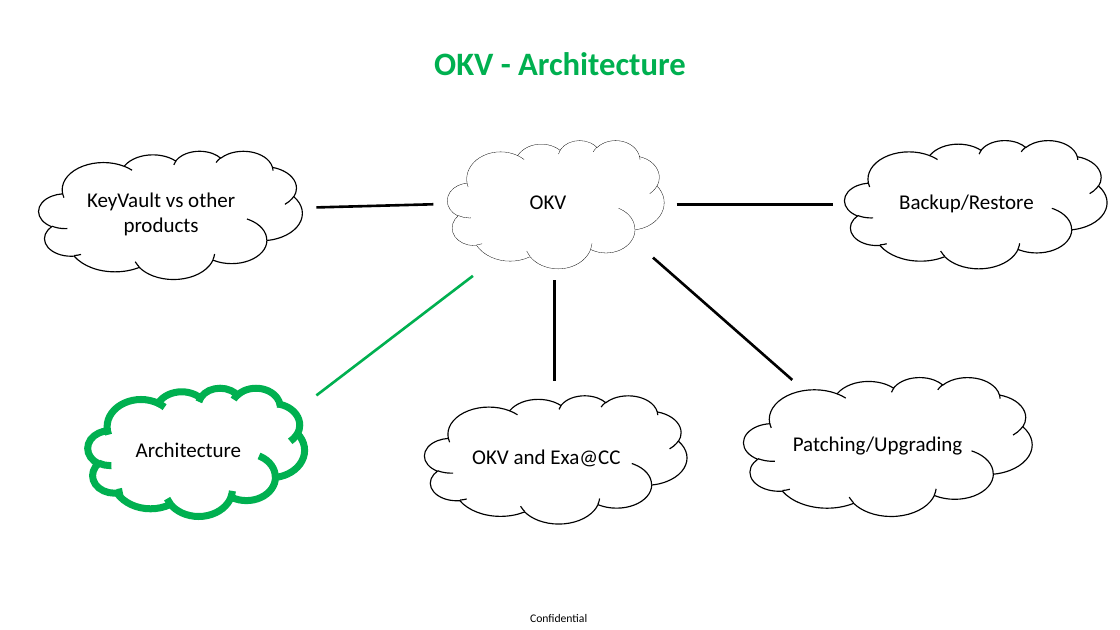
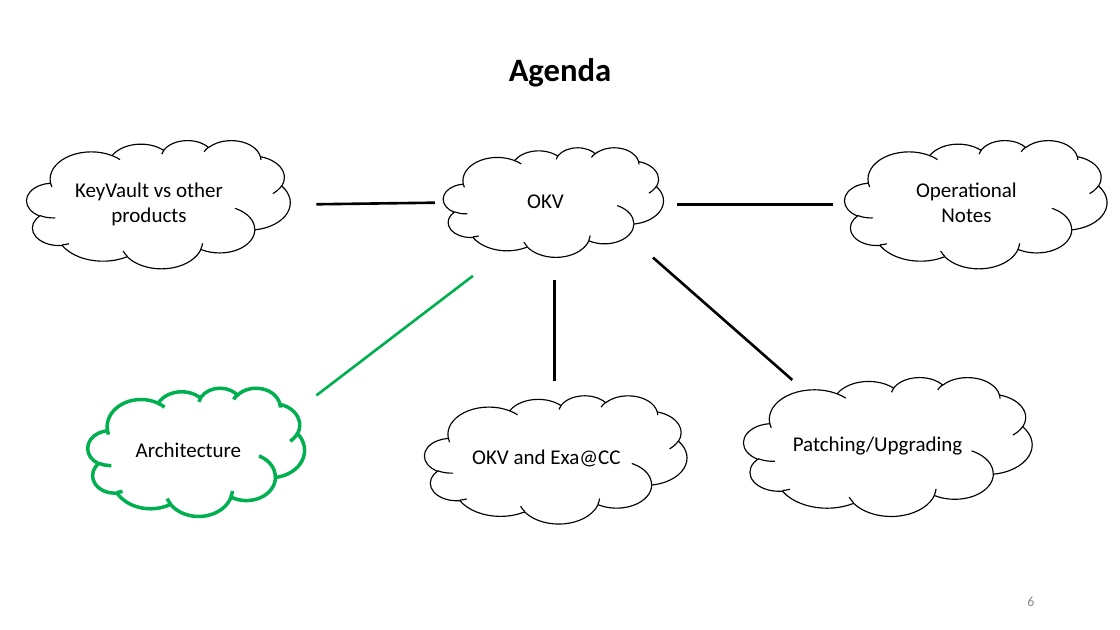
Before and after one commit to zizu1985/DOAG_OKV_EXACC, a slide deck: slide 6 of Oracle_Key_Vault_Overview.pptx (slide 5 before the commit). Drawn at 1120x630 pixels with LibreOffice and Linux fonts; fonts in the diff are those of the drawing; background and template pictures are left out. Boxes give left, top, right and bottom in pixels: in the first picture for what was removed or moved away, otherwise in the second. Text is boxed around its words. In the diff, an @@ line names an element or a change of style, - is before the commit and + after.

```diff
--- a/Oracle_Key_Vault_Overview.pptx
+++ b/Oracle_Key_Vault_Overview.pptx
@@ text "Agenda" at <box>509,58,611,87</box>: vertical alignment middle to bottom @@
@@ text at <box>509,58,611,87</box>: text changed; text colour #00B050 to #000000 @@
-OKV - Architecture
+Agenda
@@ cloud "KeyVault vs other products": place and size @@
-cloud "KeyVault vs other products" at <box>39,151,302,280</box>
+cloud "KeyVault vs other products" at <box>27,140,291,269</box>
@@ cloud "OKV": place and size @@
-cloud "OKV" at <box>448,140,665,269</box>
+cloud "OKV" at <box>444,148,664,257</box>
@@ cloud "OKV" at <box>444,148,664,257</box>: outline #000000 0.25 pt to #000000 1 pt @@
@@ line moved from (317, 208) - (434, 204) to (317, 204) - (435, 202) @@
@@ text in cloud at <box>916,182,1017,222</box>: text changed @@
-Backup/Restore
+Operational Notes
@@ cloud "Architecture" at <box>88,388,305,517</box>: outline #00B050 6 pt to #00B050 3 pt @@
@@ page number added at <box>1027,597,1034,606</box>, 12 pt, text #8C8C8C @@
+6
@@ text removed at <box>530,614,587,622</box> @@
-Confidential
```
Also in this commit, not shown: 8 other slides changed, 2 slides added, 1 slide removed.
